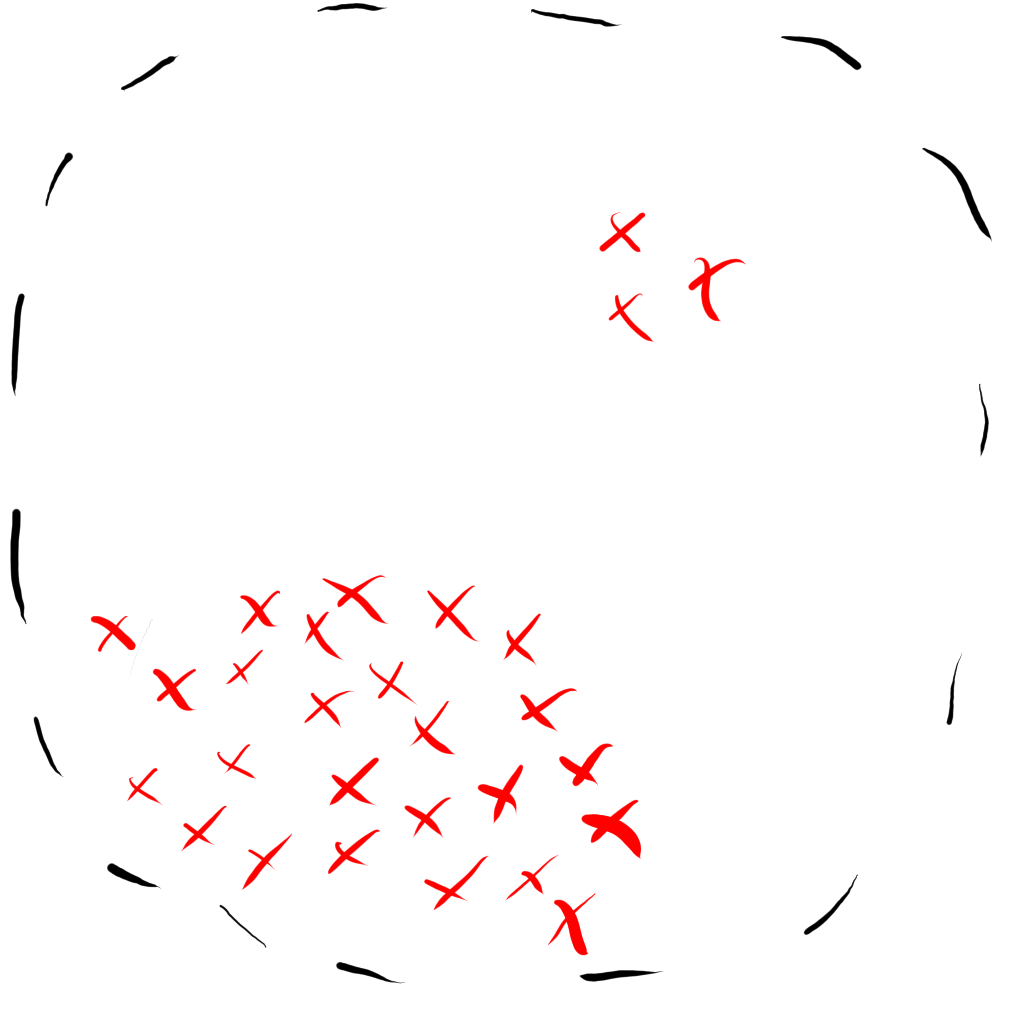
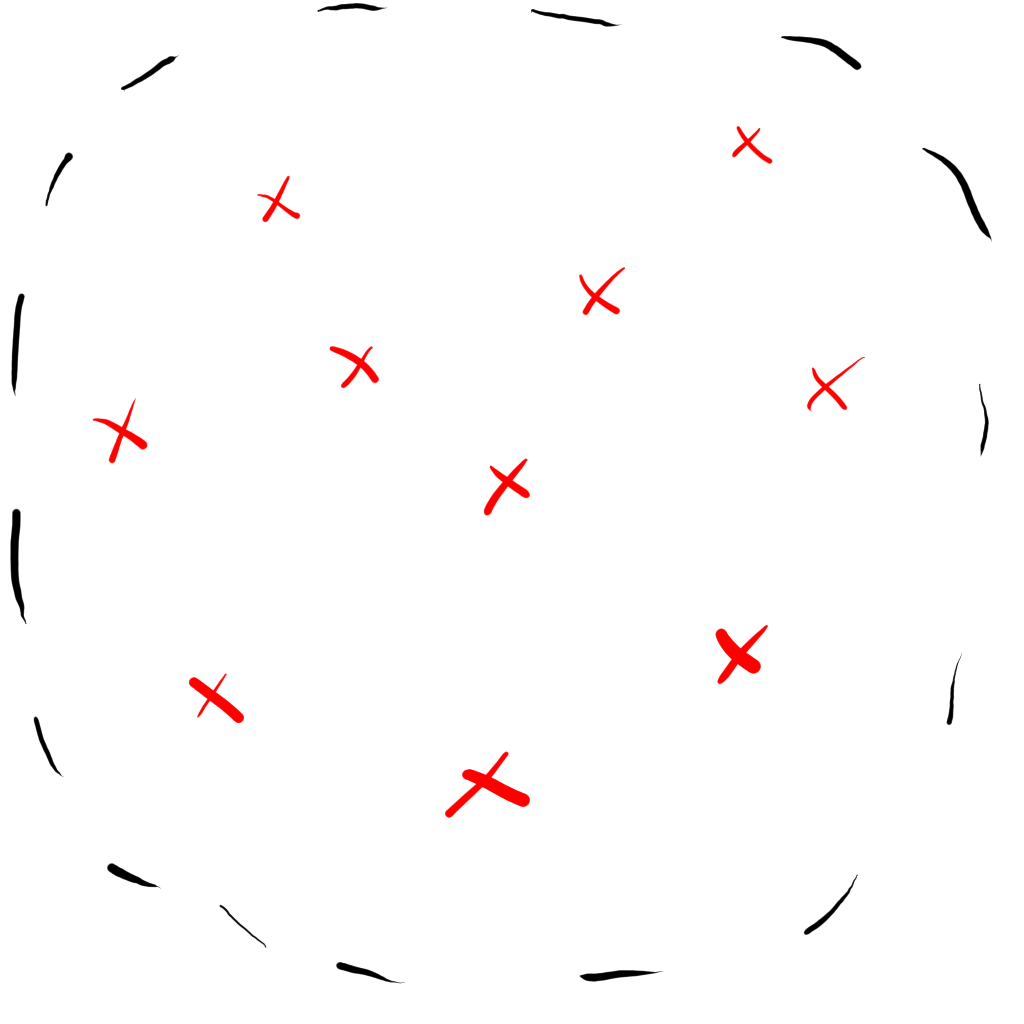
Two versions of the same layered image (1024x1024). Layer-by-layer changes:
hid "unbalanced" over [90, 192, 768, 956]
showed "train" over [90, 126, 865, 832]
